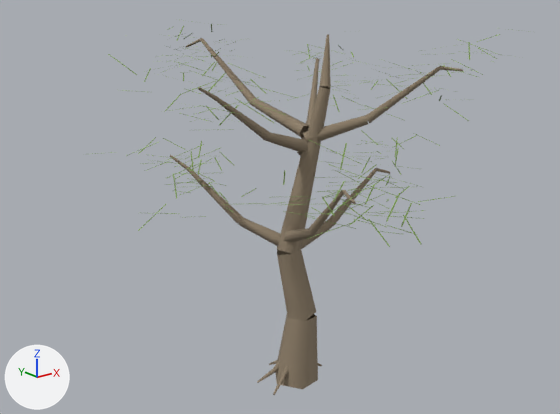
The glTF model environment/forest/assets/canopy_broad_lod2.glb, before and after one commit.
One viewpoint serves both versions: a 50 mm camera at (-12.33, -14.77, 10.71) aimed at (0.0, 0.64, 4.55). The lights are fixed; the arrows at lower left show +X, +Y and +Z. The picture after the commit comes second. Vertices at exactly the same position are counted once.

Names of what the first picture shows: 'Bark', 'Leaves'.
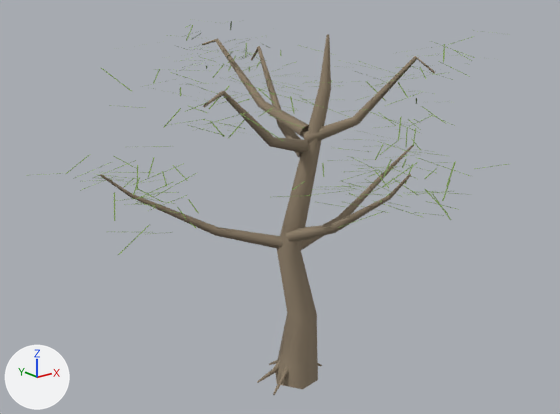
Where the change shows, as pixel boxes [x1, y1, x2, y2] in the pictures (560 x 414 px; the box of a moved part takes in the faces that stretch with it):
'Bark', reshaped (14% wider): before [170, 34, 463, 395]; after [100, 34, 435, 395]
'Leaves', reshaped (8% wider): before [95, 20, 529, 247]; after [37, 19, 507, 255]
part 1 of me_bark_008, added: after [301, 145, 413, 250]
part 2 of me_bark_008, added: after [100, 174, 283, 249]
part 3 of me_bark_008, added: after [286, 175, 410, 241]
part 4 of me_bark_008, added: after [251, 46, 301, 157]
part 5 of me_bark_008, added: after [204, 91, 309, 153]
part 6 of me_bark_008, added: after [302, 56, 435, 142]
part 7 of me_bark_008, added: after [203, 38, 309, 138]
part 8 of me_bark_008, deleted: before [170, 38, 463, 236]
part 9 of me_bark_008, reshaped: before [238, 39, 377, 376]; after [269, 39, 331, 376]
part 10 of me_leaves_008, moved or reshaped: before [361, 157, 370, 173]; after [375, 144, 384, 160]
part 11 of me_leaves_008, moved or reshaped: before [108, 23, 500, 247]; after [66, 21, 507, 255]

What changed in the scene script:
```text
Change me_bark_008:
    used by ob_bark; location = (0.0, 0.0, 0.0)
    remove me_bark_008.from_pydata(...)  # 425 vertices, 399 faces; spans x -3.2..3.59, y -2.95..5.39, z -0.35..9.01
    add me_bark_008.from_pydata(...)  # 310 vertices, 399 faces; spans x -4.4..4.3, y -3.24..4.01, z -0.35..9.01
    me_bark_008 part 1: a new loose piece of 20 vertices spanning x -0.21..4.3, y -0.13..0.31, z 3.35..5.77, in mat_forest_bark_pbr (brown #90816c)
    me_bark_008 part 2: a new loose piece of 20 vertices spanning x -4.4..-0.08, y -0.03..2.11, z 3.52..5.89, in mat_forest_bark_pbr (brown #90816c)
    me_bark_008 part 3: a new loose piece of 20 vertices spanning x -0.32..0.74, y -3.24..0.21, z 3.71..6.14, in mat_forest_bark_pbr (brown #90816c)
    me_bark_008 part 4: a new loose piece of 20 vertices spanning x 0.23..1.36, y 0.03..3.63, z 5.89..8.5, in mat_forest_bark_pbr (brown #90816c)
    me_bark_008 part 5: a new loose piece of 20 vertices spanning x -3.95..0.47, y -1.9..0.27, z 6.07..8.23, in mat_forest_bark_pbr (brown #90816c)
    me_bark_008 part 6: a new loose piece of 20 vertices spanning x 0.25..2.7, y -2.13..0.24, z 6.26..8.57, in mat_forest_bark_pbr (brown #90816c)
    me_bark_008 part 7: a new loose piece of 20 vertices spanning x -0.13..0.55, y 0.04..4.01, z 6.45..8.75, in mat_forest_bark_pbr (brown #90816c)
    me_bark_008 part 8: 13 loose pieces with 130 vertices, spanning x -3.2..3.59, y -2.95..5.39, z 4.12..8.67, are deleted
    me_bark_008 part 9: 1 vertex moved within x -0.02, y 0.55, z -0.03; 156 vertices removed from x -1.09..2.74, y -1.14..2.24, z -0.3..9.0; 31 vertices added at x -0.56..1.23, y -0.44..0.91, z -0.3..8.99
    other edits to the shape of me_bark_008 do not show in these pictures
Change me_leaves_008:
    used by ob_leaves; location = (0.0, 0.0, 0.0)
    remove me_leaves_008.from_pydata(...)  # 1120 vertices, 560 faces; spans x -4.21..5.76, y -5.12..6.47, z 4.21..9.41
    add me_leaves_008.from_pydata(...)  # 1120 vertices, 560 faces; spans x -5.89..5.79, y -5.0..5.53, z 4.47..9.37
    me_leaves_008 part 10: the loose piece of 4 vertices spanning x 2.73..3.8, y 0.37..1.11, z 5.08..5.26 is moved by (0.63, 0.1, 0.27)
    me_leaves_008 part 11: 1024 of 1120 vertices moved; they spanned x -4.21..5.76, y -5.12..6.47, z 4.46..9.41 and now span x -5.89..5.79, y -5.0..5.53, z 4.47..9.37; mean shift (-0.54, -0.35, 0.09); largest move (-0.01, 2.71, 6.31) -> (-2.45, 1.86, 6.33)
    other edits to the shape of me_leaves_008 do not show in these pictures
```
